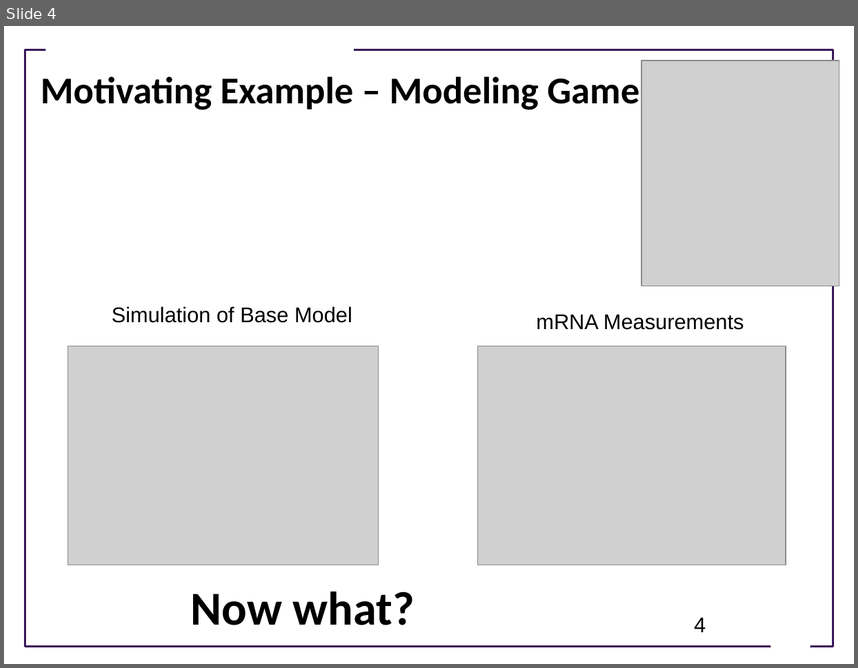
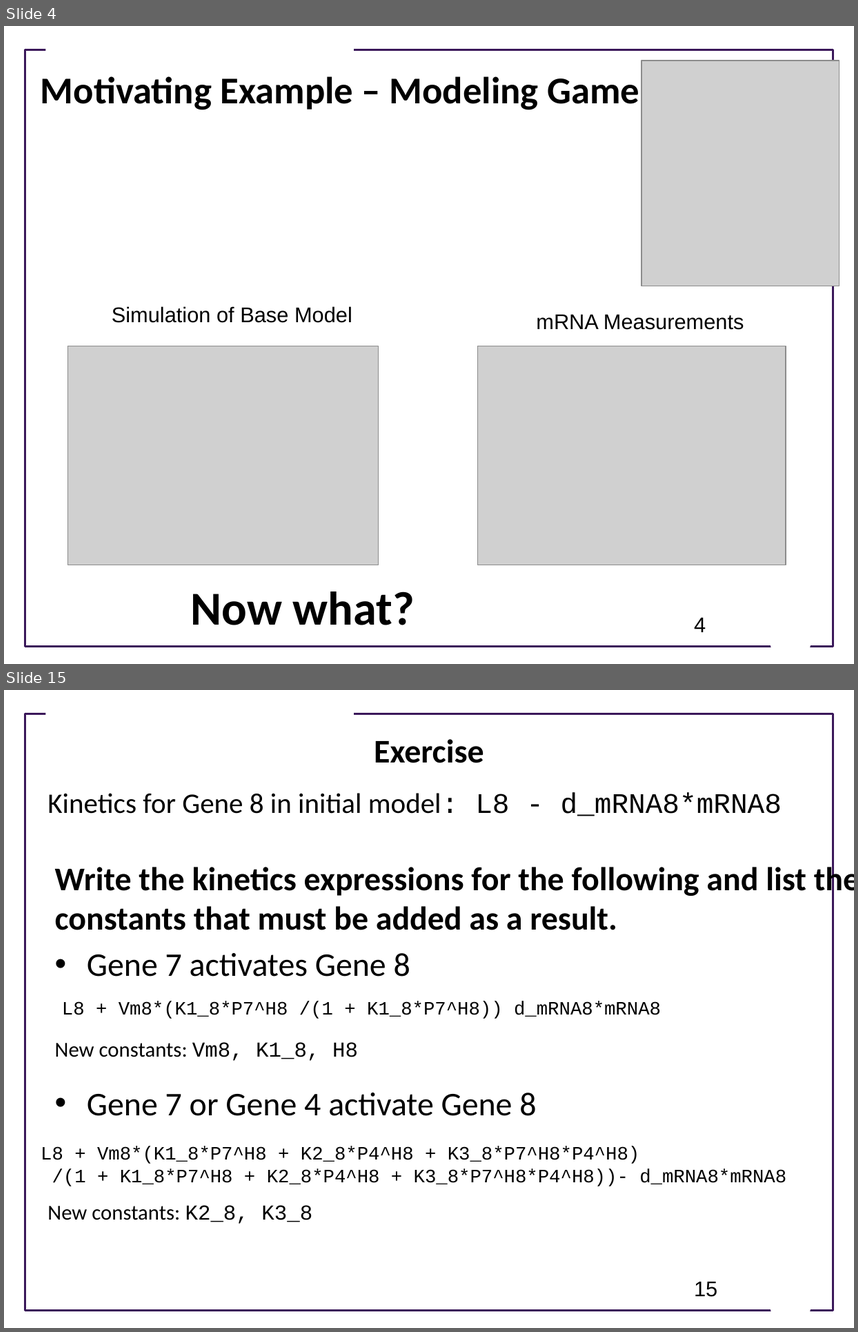
Before and after one commit to ModelEngineering/advancing-biomedical-models, a slide deck: lectures/lecture_17/Lecture_17_Generating_And_Using_Multiple_Models.pptx. Shown one above the other, each under a label of ours: slide 4 before the commit, slides 4 and 15 after it; the slides between them are not shown. The pictures are 858x668 and 858x1332 pixels, drawn with LibreOffice and Linux fonts; fonts in the diff are those of the drawing; grey boxes stand for pictures; background and template pictures are left out. Boxes give left, top, right and bottom in pixels: in the first picture for what was removed or moved away, otherwise in the second. Text is boxed around its words. In the diff, an @@ line names an element or a change of style, - is before the commit and + after.

```diff
--- a/lectures/lecture_17/Lecture_17_Generating_And_Using_Multiple_Models.pptx
+++ b/lectures/lecture_17/Lecture_17_Generating_And_Using_Multiple_Models.pptx
@@ slide 15 added at box(4, 690, 854, 1328), background #FFFFFF; not listed: 3 template elements that a slide beside it also shows @@
@@ title added at box(374, 739, 484, 763), 28 pt, text #000000, bold @@
+Exercise
@@ text added at box(47, 792, 782, 816), 24 pt, text #000000 @@
+Kinetics for Gene 8 in initial model: L8 - d_mRNA8*mRNA8
@@ text added at box(55, 862, 854, 1116), 28 pt, text #000000, bold @@
+Write the kinetics expressions for the following and list the constants that must be added as a result.
+• Gene 7 activates Gene 8
+• Gene 7 or Gene 4 activate Gene 8
@@ text added at box(62, 1001, 661, 1018), 16 pt, text #000000 @@
+L8 + Vm8*(K1_8*P7^H8 /(1 + K1_8*P7^H8)) d_mRNA8*mRNA8
@@ text added at box(55, 1042, 358, 1061), 18 pt, text #000000 @@
+New constants: Vm8, K1_8, H8
@@ text added at box(41, 1145, 786, 1186), 16 pt, text #000000 @@
+L8 + Vm8*(K1_8*P7^H8 + K2_8*P4^H8 + K3_8*P7^H8*P4^H8)
+/(1 + K1_8*P7^H8 + K2_8*P4^H8 + K3_8*P7^H8*P4^H8))- d_mRNA8*mRNA8
@@ text added at box(47, 1205, 312, 1223), 18 pt, text #000000 @@
+New constants: K2_8, K3_8
@@ page number added at box(694, 1281, 717, 1297), 18 pt, text #000000 @@
+15
```
Also in this commit, not shown: 3 slides changed, 15 other slides added, 1 slide removed, 1 other file.
